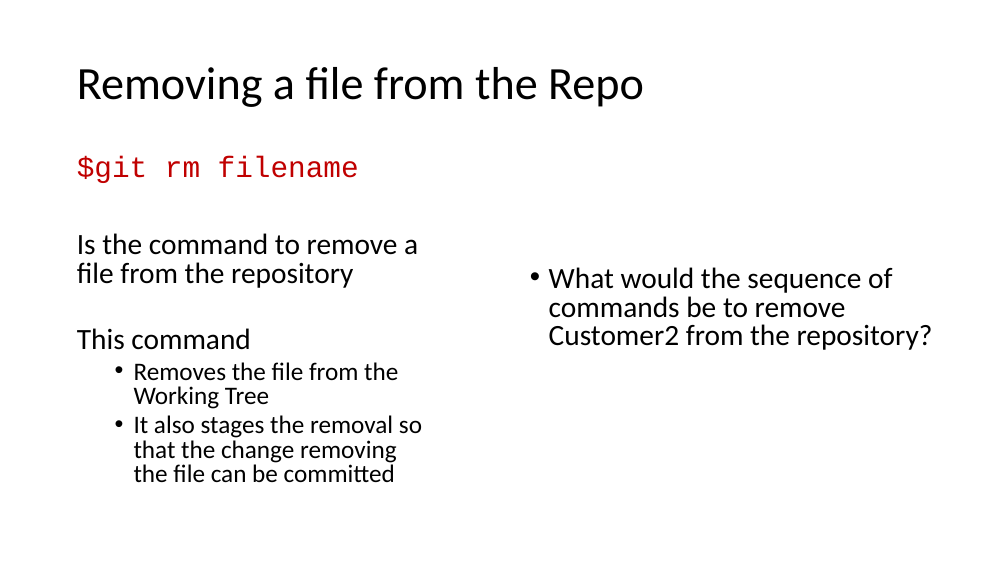
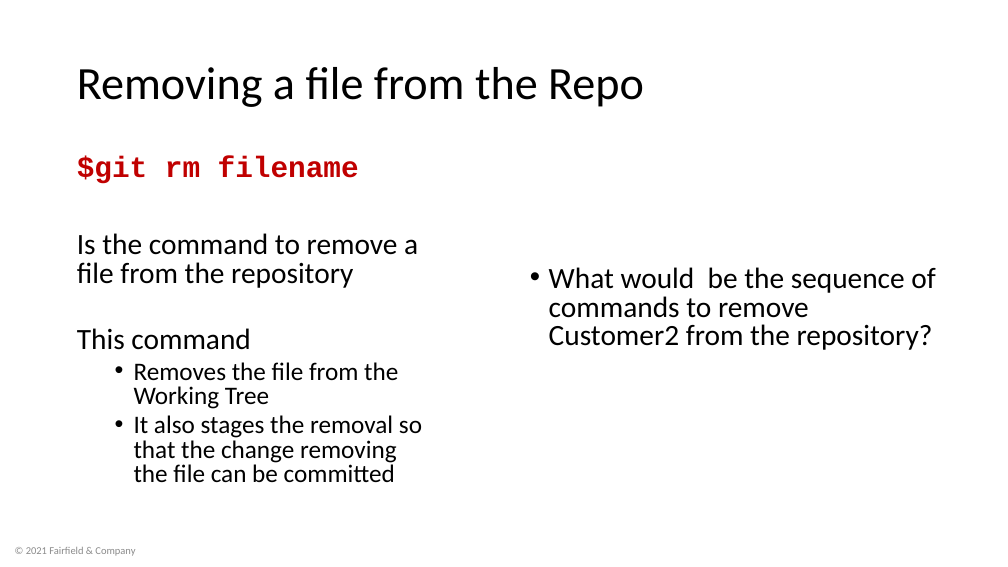
Before and after one commit to BackpackTrainer/gitProject, a slide deck: slide 35 of Git.pptx. Drawn at 1008x567 pixels with LibreOffice and Linux fonts; fonts in the diff are those of the drawing; background and template pictures are left out. Boxes give left, top, right and bottom in pixels: in the first picture for what was removed or moved away, otherwise in the second. Text is boxed around its words. In the diff, an @@ line names an element or a change of style, - is before the commit and + after.

```diff
--- a/Git.pptx
+++ b/Git.pptx
@@ text at box(77, 156, 359, 184): bold on in "$git rm filename" @@
@@ text at box(549, 267, 935, 350): text changed @@
-• What would the sequence of commands be to remove Customer2 from the repository?
+• What would be the sequence of commands to remove Customer2 from the repository?
@@ text added at box(26, 547, 135, 556), 10 pt, text #8C8C8C @@
+© 2021 Fairfield & Company
```
Also in this commit, not shown: 43 other slides changed.
